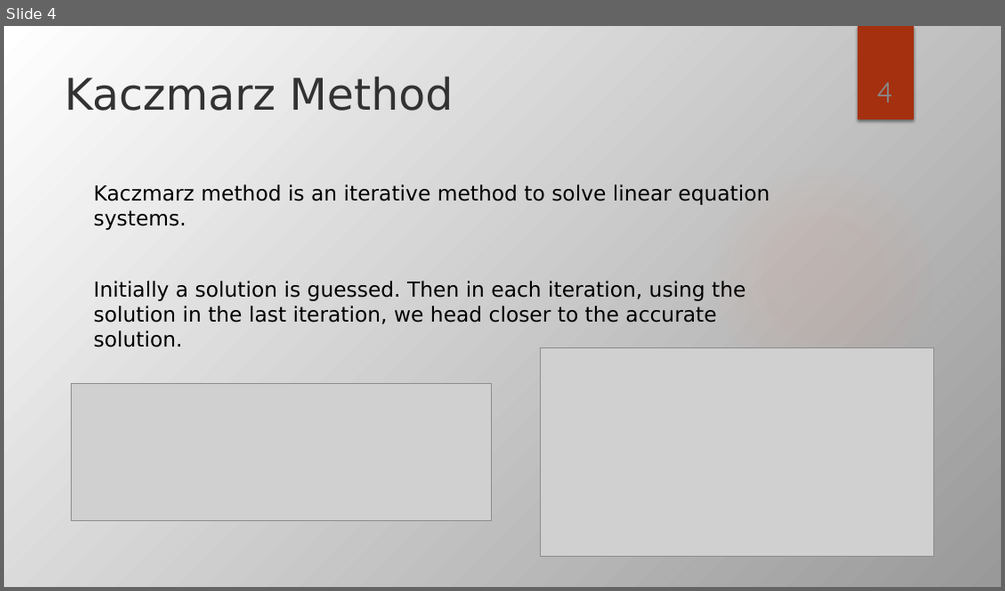
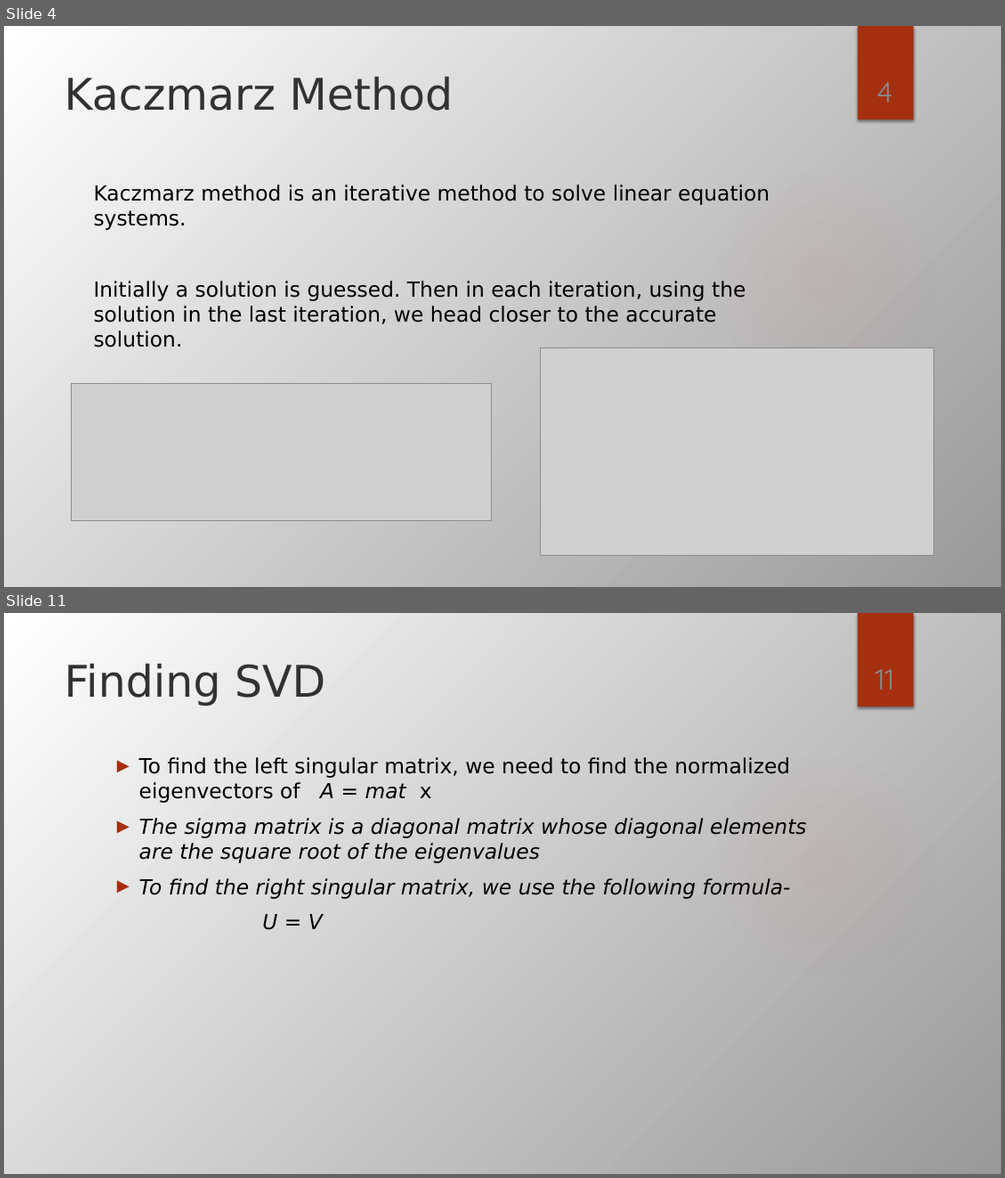
Before and after one commit to Yasin1406/SPL-1, a slide deck: SPL_Final_Presentation.pptx. Shown one above the other, each under a label of ours: slide 4 before the commit, slides 4 and 11 after it; the slides between them are not shown. The pictures are 1005x591 and 1005x1178 pixels, drawn with LibreOffice and Linux fonts; fonts in the diff are those of the drawing; grey boxes stand for pictures; background and template pictures are left out. Boxes give left, top, right and bottom in pixels: in the first picture for what was removed or moved away, otherwise in the second. Text is boxed around its words. In the diff, an @@ line names an element or a change of style, - is before the commit and + after.

```diff
--- a/SPL_Final_Presentation.pptx
+++ b/SPL_Final_Presentation.pptx
@@ slide 11 added at box(4, 613, 1001, 1174), background gradient #999999 to #FFFFFF; not listed: 2 template elements that a slide beside it also shows @@
@@ title added at box(65, 663, 325, 706), 42 pt, text #323232 @@
+Finding SVD
@@ page number added at box(875, 669, 895, 690), 28 pt, text #888888 @@
+11
@@ text added at box(139, 757, 806, 930), 20 pt, text #000000, italic @@
+► To find the left singular matrix, we need to find the normalized eigenvectors of A = mat x
+► The sigma matrix is a diagonal matrix whose diagonal elements are the square root of the eigenvalues
+► To find the right singular matrix, we use the following formula-
+U = V
```
Also in this commit, not shown: 17 other slides changed, 1 other slide added, 2 slides removed, 4 other files.
